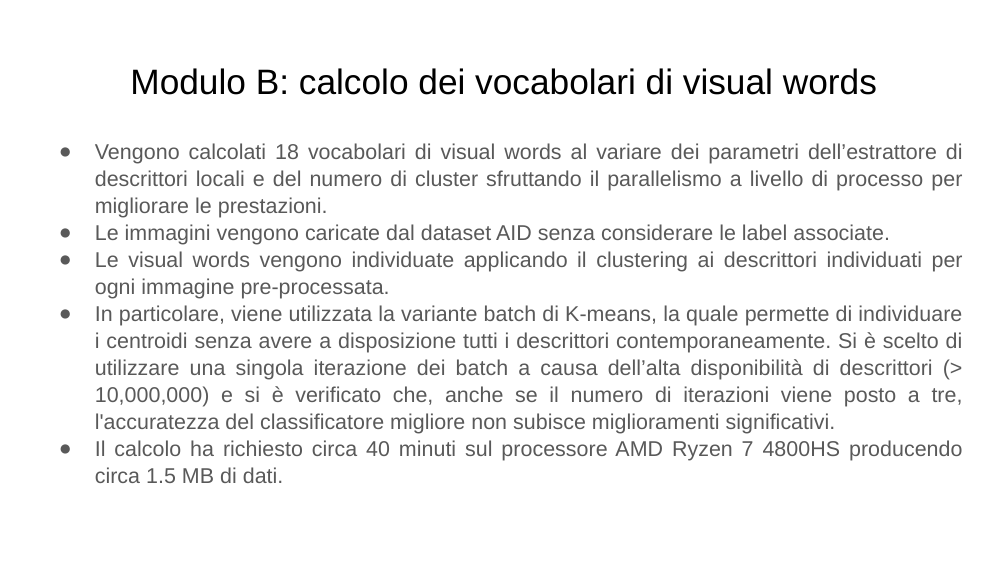
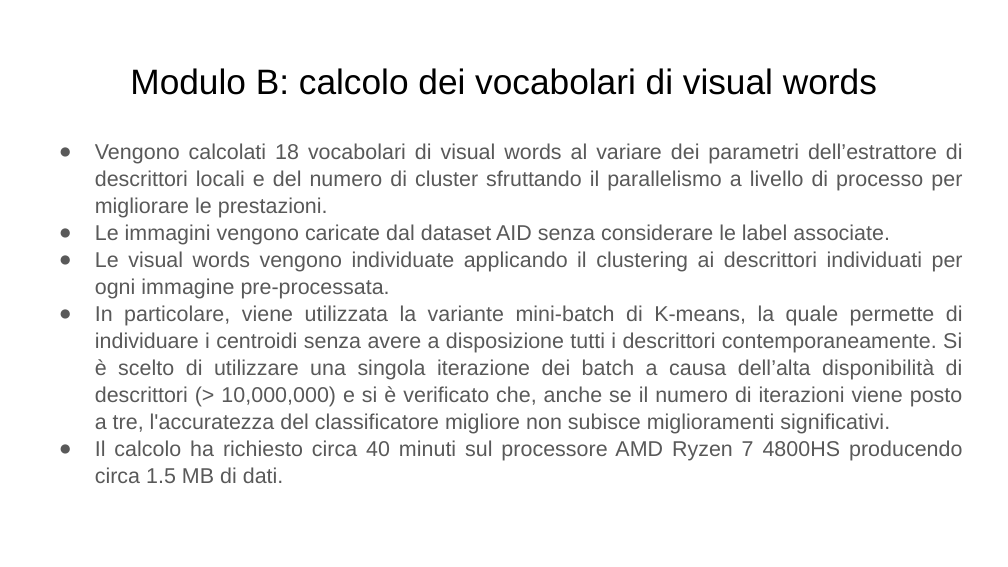
Before and after one commit to serpest/AerialSceneClassification, a slide deck: slide 4 of slides.pptx. Drawn at 1008x567 pixels with LibreOffice and Linux fonts; fonts in the diff are those of the drawing. Boxes give left, top, right and bottom in pixels: in the first picture for what was removed or moved away, otherwise in the second. Text is boxed around its words. In the diff, an @@ line names an element or a change of style, - is before the commit and + after.

Commit message:
Update slides

```diff
--- a/slides.pptx
+++ b/slides.pptx
@@ text at bbox=[95, 305, 963, 434]: text changed @@
-● In particolare, viene utilizzata la variante batch di K-means, la quale permette di individuare i centroidi senza avere a disposizione tutti i descrittori contemporaneamente. Si è scelto di utilizzare una singola iterazione dei batch a causa dell’alta disponibilità di descrittori (> 10,000,000) e si è verificato che, anche se il numero di iterazioni viene posto a tre, l'accuratezza del classificatore migliore non subisce miglioramenti significativi.
+● In particolare, viene utilizzata la variante mini-batch di K-means, la quale permette di individuare i centroidi senza avere a disposizione tutti i descrittori contemporaneamente. Si è scelto di utilizzare una singola iterazione dei batch a causa dell’alta disponibilità di descrittori (> 10,000,000) e si è verificato che, anche se il numero di iterazioni viene posto a tre, l'accuratezza del classificatore migliore non subisce miglioramenti significativi.
```
Also in this commit, not shown: 1 other file.
